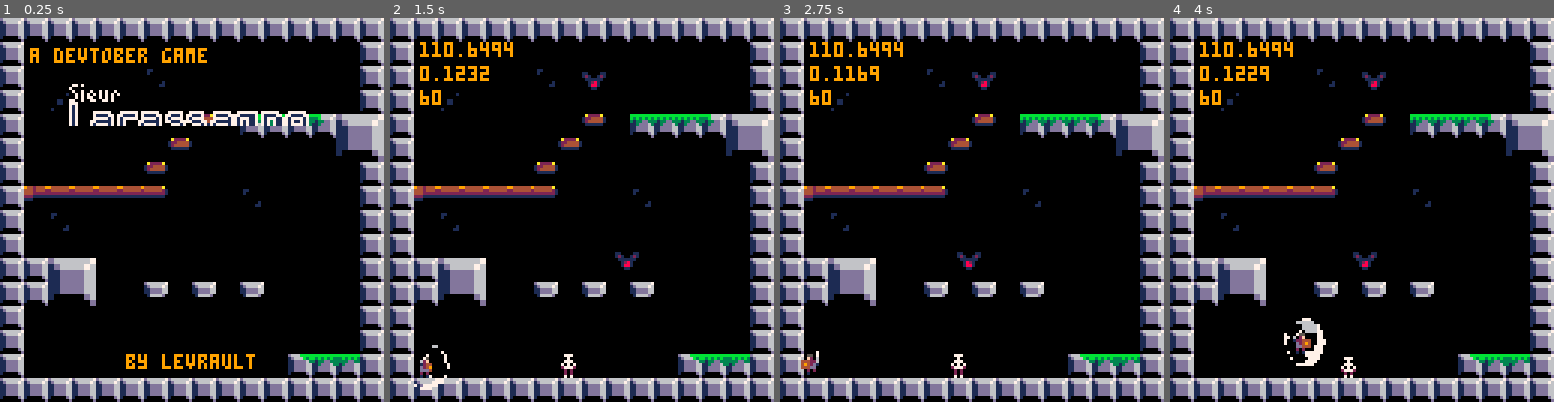
Above: before the commit, frames 1-4 (left to right).
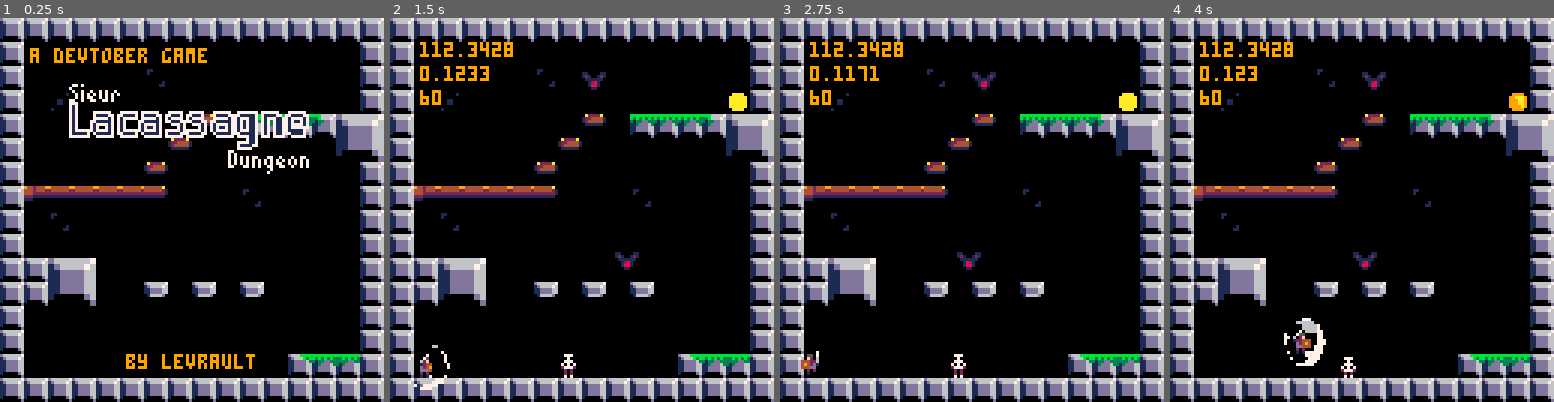
Above: after the commit, the same moments.

Repository: Levrault/pico8-sieur-lacassagne-dungeon
Game: PICO-8 cartridge sieur-lacassagne-dungeon.p8
The game is run twice, just before and just after one commit, with the same random seed, the same clock (stepped at 60 frames per second) and the same inputs.
Inputs:
- Up to frame 1 (0.25 s): no input
- Up to frame 2 (1.5 s): tap O (Z key) at 0.33, 0.7, 1.43 s; tap X (X key) at 1.07 s
- Up to frame 3 (2.75 s): hold Left 1.97-2.37 s; tap X (X key) at 2.07, 2.4, 2.73 s; tap O (Z key) at 2.22 s
- Up to frame 4 (4 s): hold Right 2.87-3.53 s; tap X (X key) at 3.07, 3.4, 3.73 s; tap O (Z key) at 3.1, 3.98 s

The runs differ from the first frame. In frame 1, 2.1% of the frame differs, in the area x 17-81%, y 28-41%; in frame 2, 0.3%; in frame 3, 0.4%; in frame 4, 0.4%.

Commit message:
feat(sound): add better sfx

Diff:
--- /dev/null
+++ b/sfxpack-0.p8
@@ -0,0 +1,72 @@
+pico-8 cartridge // http://www.pico-8.com
+version 18
+__lua__
+…(69 lines of a section not shown)…
--- a/sieur-lacassagne-dungeon.p8
+++ b/sieur-lacassagne-dungeon.p8
@@ -24,8 +24,7 @@
 
 function _init()
 	gm=make_game_manager()
-	gm:main_menu()
-
+ gm:main_menu()
 end
 
 function _update60()
@@ -174,6 +173,15 @@
 
 			self.coin=make_coin(1012,76)
 			self.player=make_player(906,8)
+		elseif level==8 then--x[0,128] y[128,256]
+			self.d_cam_x=896
+			self.d_cam_y=128
+
+			add(enemies,make_bat(68,180,{x=20,y=0}))
+			add(enemies,make_bat(68,140,{x=0,y=0}))
+			add(enemies,make_skeleton(60,146))
+			self.coin=make_coin(116,128)
+			self.player=make_player(12,140)
 		end
 	end
 
@@ -306,16 +314,25 @@
 	--update graphics
 	gm.draw=function(self)
 		if self.cam_x<self.d_cam_x then
-			self.cam_x +=2
+			self.cam_x+=2
 			camera(self.cam_x, self.cam_y)
 			return
 		elseif self.cam_y<self.d_cam_y then
-			self.cam_y +=2
+			self.cam_y+=2
+			camera(self.cam_x, self.cam_y)
+			return
+		elseif self.cam_x>self.d_cam_x then
+			self.cam_x-=2
+			camera(self.cam_x, self.cam_y)
+			return
+		elseif self.cam_y>self.d_cam_y then
+			self.cam_y-=2
 			camera(self.cam_x, self.cam_y)
 			return
 		else
 			self.cam_x=self.d_cam_x
 			self.cam_y=self.d_cam_y
+			camera(self.cam_x, self.cam_y)
 		end
 
 
@@ -1392,20 +1441,20 @@
 10000000000000000000000011121310100000000000000000000000000000343500003435000000000000343500001010000000000000000000000000000010101010000010001a1000001000001010101010101010101114101010161616101010101010101010101010000000001010101016161634351616101016161610
 1010101010101010101010101010101010111212141611141616161010121410101010242510101616101024251010101010101010101016101610101010101010101016161016161016161016161010101010101010101010101010101010101010101010101010101010101010101010101010101010101010101010101010
 1010101010101010101010101010101010101010101010101010101010101010101010343510101010101034351010101010101010101010101010101010101010101010101010101010101010101010101010101010101010101010101010101010101010101010101010101010101010101010101010101010101010101010
-1000001010000000001010000000001010000000000000000000000000000010100000000000000000000000000000101000000000000000000000000000001010000000000000000000000000000010100000000000000000000000000000101000000000000000000000000000001010000000000000000000000000000010
-1010001010000000001010000000001010000000000000000000000000000010100000000000000000000000000000101000000000000000000000000000001010000000000000000000000000000010100000000000000000000000000000101000000000000000000000000000001010000000000000000000000000000010
-1010001010001010001010001010001010000000000000000000000000000010100000000000000000000000000000101000000000000000000000000000001010000000000000000000000000000010100000000000000000000000000000101000000000000000000000000000001010000000000000000000000000000010
-1010001010261010001010261010001010000000000000000000000000000010100000000000000000000000000000101000000000000000000000000000001010000000000000000000000000000010100000000000000000000000000000101000000000000000000000000000001010000000000000000000000000000010
-1010001010001010001010001010001010000000000000000000000000000010100000000000000000000000000000101000000000000000000000000000001010000000000000000000000000000010100000000000000000000000000000101000000000000000000000000000001010000000000000000000000000000010
-1010001010261010001010261010001010000000000000000000000000000010100000000000000000000000000000101000000000000000000000000000001010000000000000000000000000000010100000000000000000000000000000101000000000000000000000000000001010000000000000000000000000000010
-1010000000001010000000001010001010000000000000000000000000000010100000000000000000000000000000101000000000000000000000000000001010000000000000000000000000000010100000000000000000000000000000101000000000000000000000000000001010000000000000000000000000000010
-1010101010101010111212141010001010000000000000000000000000000010100000000000000000000000000000101000000000000000000000000000001010000000000000000000000000000010100000000000000000000000000000101000000000000000000000000000001010000000000000000000000000000010
-1010101010100000000000000000001010000000000000000000000000000010100000000000000000000000000000101000000000000000000000000000001010000000000000000000000000000010100000000000000000000000000000101000000000000000000000000000001010000000000000000000000000000010
+1000001010000000001010000000001010000000000000000000000000000010100000000000000000000000000000101000000000000000000000000000001010000000000000000000000000000010100000000000000000000000000000101000000000000000000000000000001010000010100000000010100000000010
+1010001010000000001010000000001010000000000000000000000000000010100000000000000000000000000000101000000000000000000000000000001010000000000000000000000000000010100000000000000000000000000000101000000000000000000000000000001010100010100000000010100000000010
+1010001010001010001010001010001010000000000000000000000000000010100000000000000000000000000000101000000000000000000000000000001010000000000000000000000000000010100000000000000000000000000000101000000000000000000000000000001010100010100010100010100010100010
+1010001010261010001010261010001010000000000000000000000000000010100000000000000000000000000000101000000000000000000000000000001010000000000000000000000000000010100000000000000000000000000000101000000000000000000000000000001010100010102610100010102610100010
+1010001010001010001010001010001010000000000000000000000000000010100000000000000000000000000000101000000000000000000000000000001010000000000000000000000000000010100000000000000000000000000000101000000000000000000000000000001010100010100010100010100010100010
+1010001010261010001010261010001010000000000000000000000000000010100000000000000000000000000000101000000000000000000000000000001010000000000000000000000000000010100000000000000000000000000000101000000000000000000000000000001010100010102610100010102610100010
+1010000000001010000000001010001010000000000000000000000000000010100000000000000000000000000000101000000000000000000000000000001010000000000000000000000000000010100000000000000000000000000000101000000000000000000000000000001010100000000010100000000010100010
+1010101010101010111212141010001010000000000000000000000000000010100000000000000000000000000000101000000000000000000000000000001010000000000000000000000000000010100000000000000000000000000000101000000000000000000000000000001010101010101010101112121410100010
+1010101010100000000000000000001010000000000000000000000000000010100000000000000000000000000000101000000000000000000000000000001010000000000000000000000000000010100000000000000000000000000000101000000000000000000000000000001010101010101000000000000000000010
 1000000000000000000000000000001010000000000000000000000000000010100000000000000000000000000000101000000000000000000000000000001010000000000000000000000000000010100000000000000000000000000000101000000000000000000000000000001010000000000000000000000000000010
-1000000000000000000000001016101010000000000000000000000000000010100000000000000000000000000000101000000000000000000000000000001010000000000000000000000000000010100000000000000000000000000000101000000000000000000000000000001010000000000000000000000000000010
-1000000000000000001011161010101010000000000000000000000000000010100000000000000000000000000000101000000000000000000000000000001010000000000000000000000000000010100000000000000000000000000000101000000000000000000000000000001010000000000000000000000000000010
-1010101016000011141010101010101010000000000000000000000000000010100000000000000000000000000000101000000000000000000000000000001010000000000000000000000000000010100000000000000000000000000000101000000000000000000000000000001010000000000000000000000000000010
-1010101010161610101010101010101010000000000000000000000000000010100000000000000000000000000000101000000000000000000000000000001010000000000000000000000000000010100000000000000000000000000000101000000000000000000000000000001010000000000000000000000000000010
+1000000000000000000000001016101010000000000000000000000000000010100000000000000000000000000000101000000000000000000000000000001010000000000000000000000000000010100000000000000000000000000000101000000000000000000000000000001010000000000000000000000010161010
+1000000000000000001011161010101010000000000000000000000000000010100000000000000000000000000000101000000000000000000000000000001010000000000000000000000000000010100000000000000000000000000000101000000000000000000000000000001010000000000000000010111610101010
+1010101016000011141010101010101010000000000000000000000000000010100000000000000000000000000000101000000000000000000000000000001010000000000000000000000000000010100000000000000000000000000000101000000000000000000000000000001010101010160000111410101010101010
+1010101010161610101010101010101010000000000000000000000000000010100000000000000000000000000000101000000000000000000000000000001010000000000000000000000000000010100000000000000000000000000000101000000000000000000000000000001010101010101616101010101010101010
 1010101010101010101010101010101010101010101010101010101010101010101010101010101010101010101010101010101010101010101010101010101010101010101010101010101010101010101010101010101010101010101010101010101010101010101010101010101010101010101010101010101010101010
 
 
Not shown, changed: the music (__music__) section of sfxpack-0.p8
Not shown, changed: the sound effects (__sfx__) section of sfxpack-0.p8
Not shown, changed: 32 lines of the sprite sheet (__gfx__) section of sieur-lacassagne-dungeon.p8
Not shown, changed: the sound effects (__sfx__) section of sieur-lacassagne-dungeon.p8
